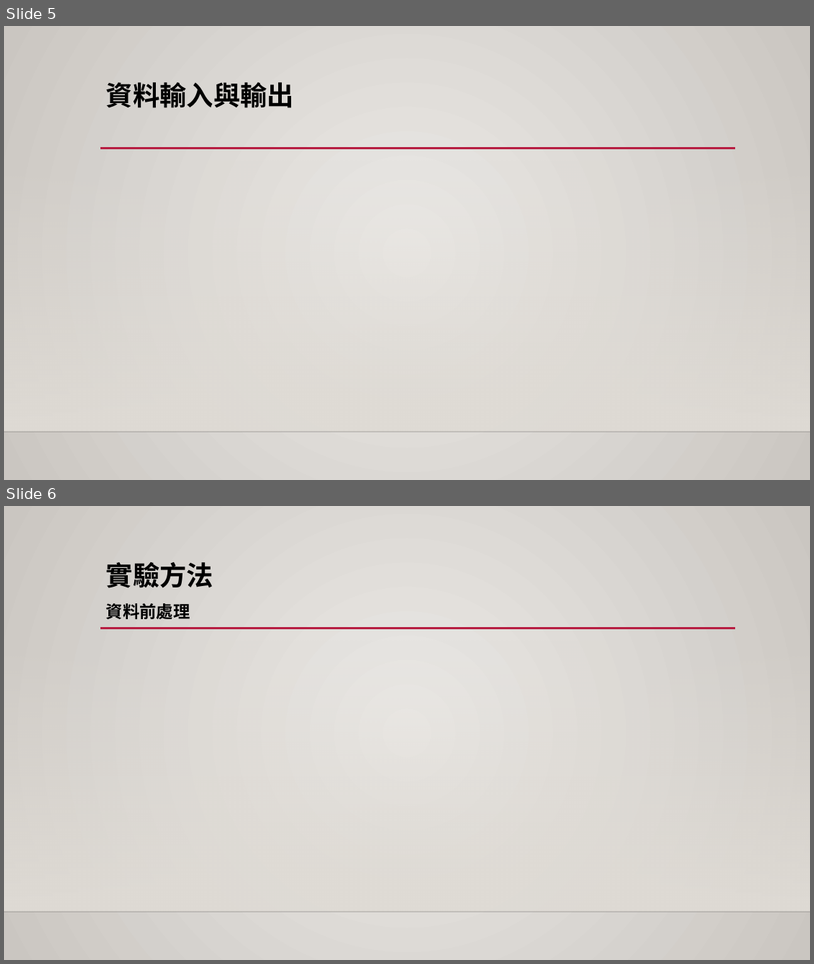
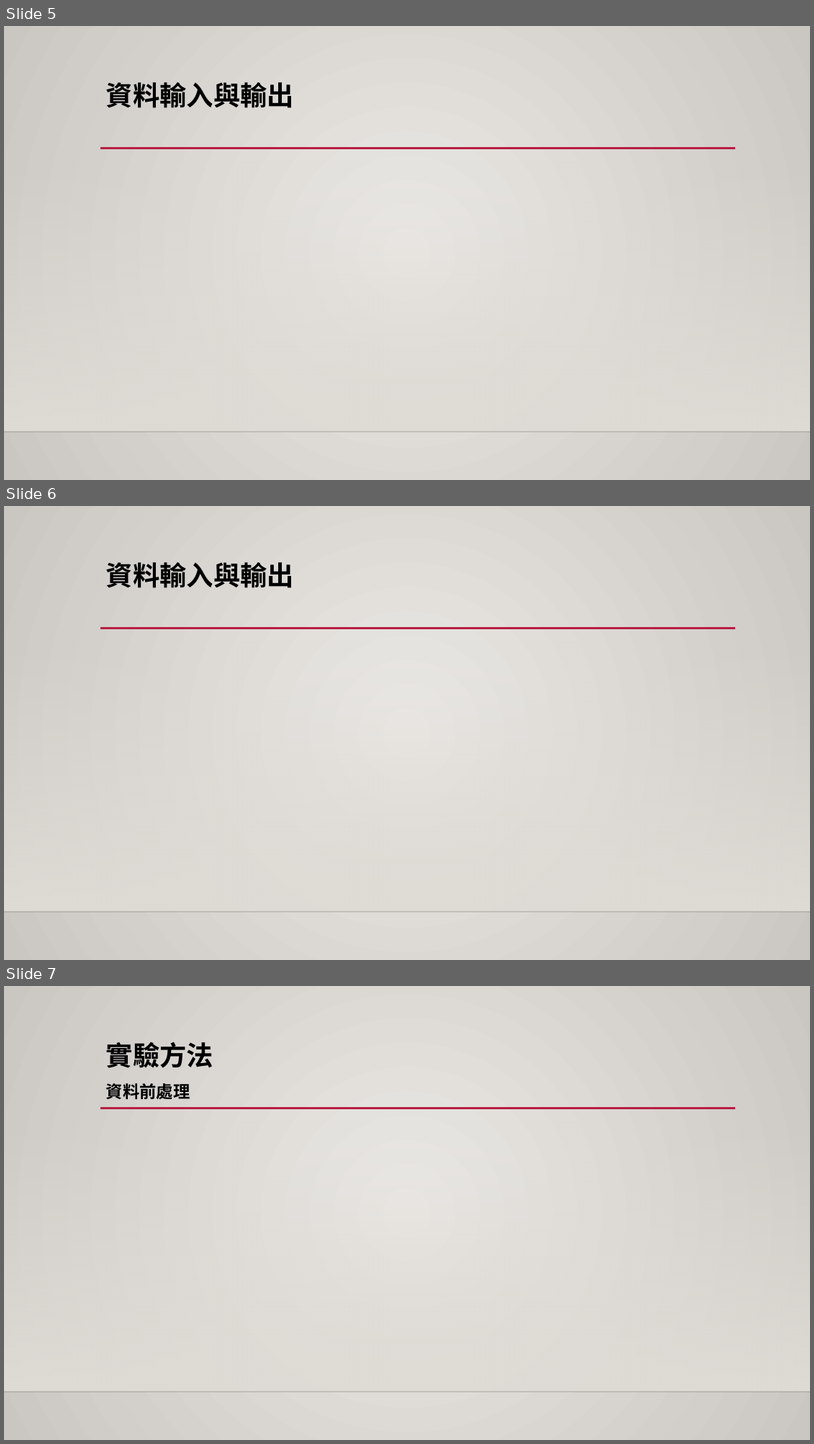
Before and after one commit to 1082-datascience/finalproject-finalproject-1082ds_group3, a slide deck: docs/1082_datascience_FP_group3.pptx. Shown one above the other, each under a label of ours: slides 5 and 6 before the commit, slides 5, 6 and 7 after it. The pictures are 814x964 and 814x1444 pixels, drawn with LibreOffice and Linux fonts; fonts in the diff are those of the drawing; background and template pictures are left out. Boxes give left, top, right and bottom in pixels: in the first picture for what was removed or moved away, otherwise in the second. Text is boxed around its words. In the diff, an @@ line names an element or a change of style, - is before the commit and + after.

Commit message:
add bill's ppt, and also add contingency table's plot. Lastly, i also update bill.R

```diff
--- a/docs/1082_datascience_FP_group3.pptx
+++ b/docs/1082_datascience_FP_group3.pptx
@@ slide 6 added at [4,506,810,960], background gradient #ECEAE7 to #CAC7C1; not listed: 3 template elements that a slide beside it also shows @@
@@ title added at [106,562,294,588], 32 pt, text #000000, bold @@
+資料輸入與輸出
@@ what was slide 6 is now slide 7 @@
```
Also in this commit, not shown: 12 other files.
